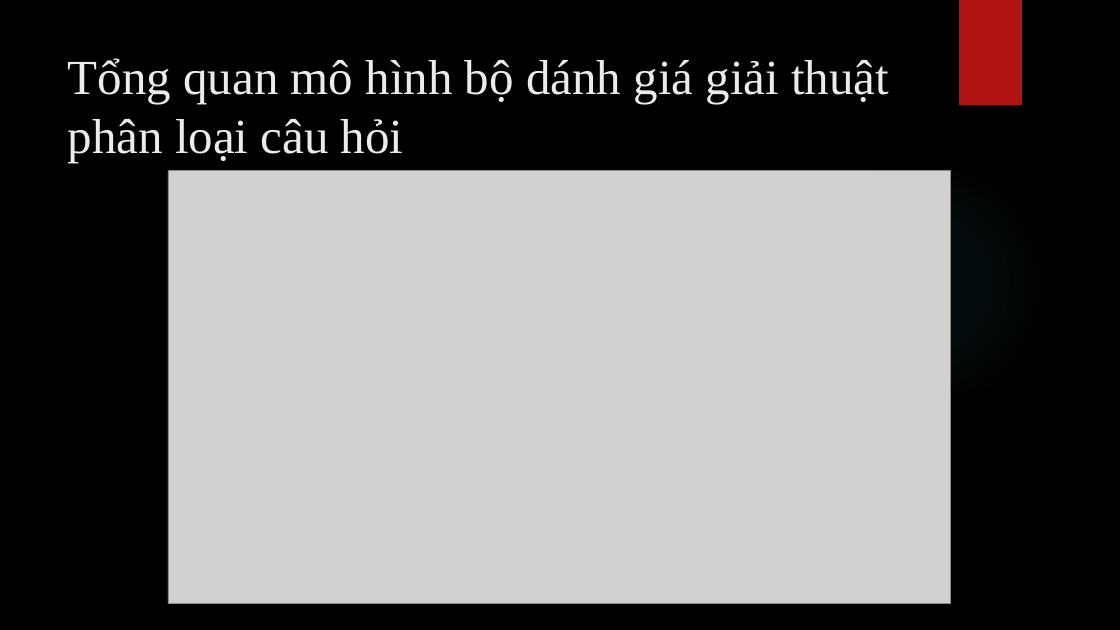
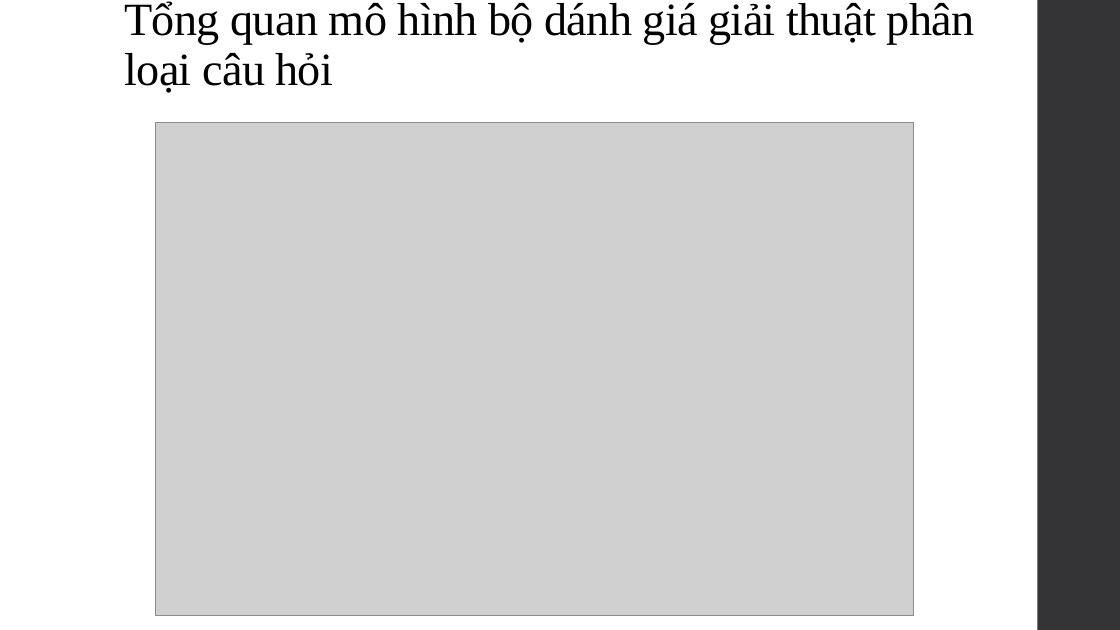
Before and after one commit to SaiGonSoftware/QA-Forum, a slide deck: slide 8 of Document/Baocao.pptx. Drawn at 1120x630 pixels with LibreOffice and Linux fonts; fonts in the diff are those of the drawing; grey boxes stand for pictures; background and template pictures are left out. Boxes give left, top, right and bottom in pixels: in the first picture for what was removed or moved away, otherwise in the second. Text is boxed around its words. In the diff, an @@ line names an element or a change of style, - is before the commit and + after.

```diff
--- a/Document/Baocao.pptx
+++ b/Document/Baocao.pptx
@@ background picture (left out) to #FFFFFF @@
@@ title "Tổng quan mô hình bộ ...": place and size @@
-title "Tổng quan mô hình bộ ..." at [68,58,889,163]
+title "Tổng quan mô hình bộ ..." at [124,1,975,93]
@@ title "Tổng quan mô hình bộ ..." at [124,1,975,93]: size 42 to 39.6 pt, text colour #EBEBEB to #000000, letter spacing 0 to -0.5 pt; line spacing 1 to 0.9; vertical alignment top to bottom @@
@@ rectangle removed at [959,0,1022,105] @@
@@ rectangle added at [1038,0,1120,630], fill #353537 @@
@@ picture: place and size @@
-picture at [168,171,950,603]
+picture at [155,123,914,616]
@@ ellipse removed at [791,154,1049,413] @@
```
Also in this commit, not shown: 8 other slides changed.
